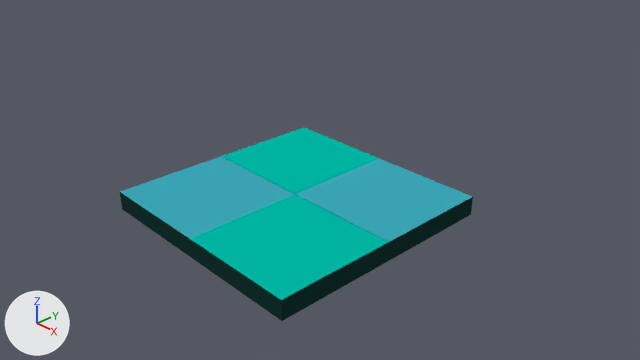
A saved change to the Blender file Assets/Models/floortile 1.blend.
The view is the same before and after, from the file's camera 'Camera'. Lighting does not change. The marker at lower left points along +X, +Y and +Z.
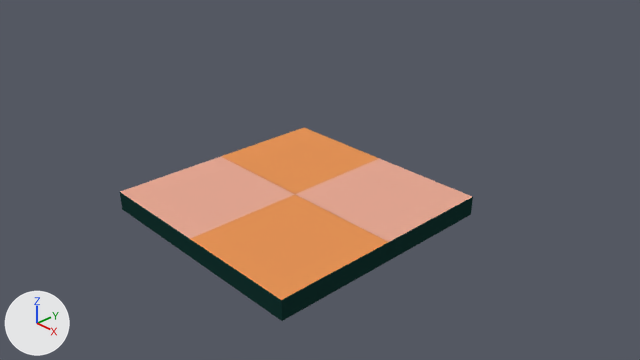
Pixel boxes [x1, y1, x2, y2] of what changed, in the pictures (640 x 360 px):
```json
{"part": 1, "of": "me_cube_004", "change": "recoloured", "before": [295, 158, 472, 242], "after": [295, 158, 472, 242], "on screen": "cyan to beige"}
{"part": 3, "of": "me_cube_003", "change": "recoloured", "before": [221, 128, 379, 194], "after": [221, 128, 379, 194], "on screen": "cyan to orange"}
{"part": 5, "of": "me_cube_002", "change": "recoloured", "before": [120, 157, 294, 239], "after": [120, 157, 294, 239], "on screen": "cyan to beige"}
{"part": 6, "of": "me_cube_001", "change": "recoloured", "before": [191, 194, 388, 300], "after": [191, 194, 388, 300], "on screen": "cyan to orange"}
```

Edits to the scene script, one JSON object a line:
```json
{"op": "add", "block": "mat_material_001", "code": ["mat_material_001 = diffuse_material('Material.001')", "mat_material_001.base_color = (0.8, 0.299, 0.097)  # orange #e79558"]}
{"op": "add", "block": "mat_material_004", "code": ["mat_material_004 = diffuse_material('Material.004')", "mat_material_004.base_color = (0.8, 0.397, 0.297)  # beige #e7a994"]}
{"block": "me_cube_004", "where": "me_cube_004.from_pydata(...)  # 8 vertices, 6 faces; spans x -1.0..1.0, y -1.0..1.0, z -1.0..1.0"}
{"block": "me_cube_004", "where": "# used by ob_cube_004; location = (1.0, 1.0, 0.0); scale = (1.0, 1.0, -0.161)"}
{"op": "remove", "block": "me_cube_004", "code": "me_cube_004.materials.append(mat_material)  # cyan #00b9a6"}
{"block": "me_cube_004", "change": "me_cube_004 part 1: all 1 face that had it switch from mat_material_003 (cyan #3da9b9) to mat_material_004 (beige #e7a994)"}
{"block": "me_cube_003", "where": "me_cube_003.from_pydata(...)  # 8 vertices, 6 faces; spans x -1.0..1.0, y -1.0..1.0, z -1.0..1.0"}
{"block": "me_cube_003", "where": "# used by ob_cube_003; location = (-1.0, 1.0, 0.0); scale = (1.0, 1.0, -0.161)"}
{"op": "remove", "block": "me_cube_003", "code": "me_cube_003.materials.append(mat_material)  # cyan #00b9a6"}
{"block": "me_cube_003", "change": "me_cube_003 part 2: the 1 face centred in x 0.0, y 0.0, z 1.0 switches from mat_material (cyan #00b9a6) to mat_material_002 (dark cyan #153531)"}
{"block": "me_cube_003", "change": "me_cube_003 part 3: the 1 face centred in x 0.0, y 0.0, z -1.0 switches from mat_material (cyan #00b9a6) to mat_material_001 (orange #e79558)"}
{"op": "add", "block": "me_cube_003", "code": "me_cube_003.materials.append(mat_material_001)  # orange #e79558"}
{"block": "me_cube_002", "where": "me_cube_002.from_pydata(...)  # 8 vertices, 6 faces; spans x -1.0..1.0, y -1.0..1.0, z -1.0..1.0"}
{"block": "me_cube_002", "where": "# used by ob_cube_002; location = (-1.0, -1.0, 0.0); scale = (1.0, 1.0, -0.161)"}
{"block": "me_cube_002", "change": "me_cube_002 part 4: all 1 face that had it switch from mat_material (cyan #00b9a6) to mat_material_002 (dark cyan #153531)"}
{"block": "me_cube_002", "change": "me_cube_002 part 5: all 1 face that had it switch from mat_material_003 (cyan #3da9b9) to mat_material_004 (beige #e7a994)"}
{"block": "me_cube_001", "where": "me_cube_001.from_pydata(...)  # 8 vertices, 6 faces; spans x -1.0..1.0, y -1.0..1.0, z -1.0..1.0"}
{"block": "me_cube_001", "where": "# used by ob_cube_001; location = (1.0, -1.0, 0.0); scale = (1.0, 1.0, -0.161)"}
{"op": "remove", "block": "me_cube_001", "code": "me_cube_001.materials.append(mat_material)  # cyan #00b9a6"}
{"block": "me_cube_001", "change": "me_cube_001 part 6: the 1 face centred in x 0.0, y 0.0, z -1.0 switches from mat_material (cyan #00b9a6) to mat_material_001 (orange #e79558)"}
{"op": "add", "block": "me_cube_001", "code": "me_cube_001.materials.append(mat_material_001)  # orange #e79558"}
```
